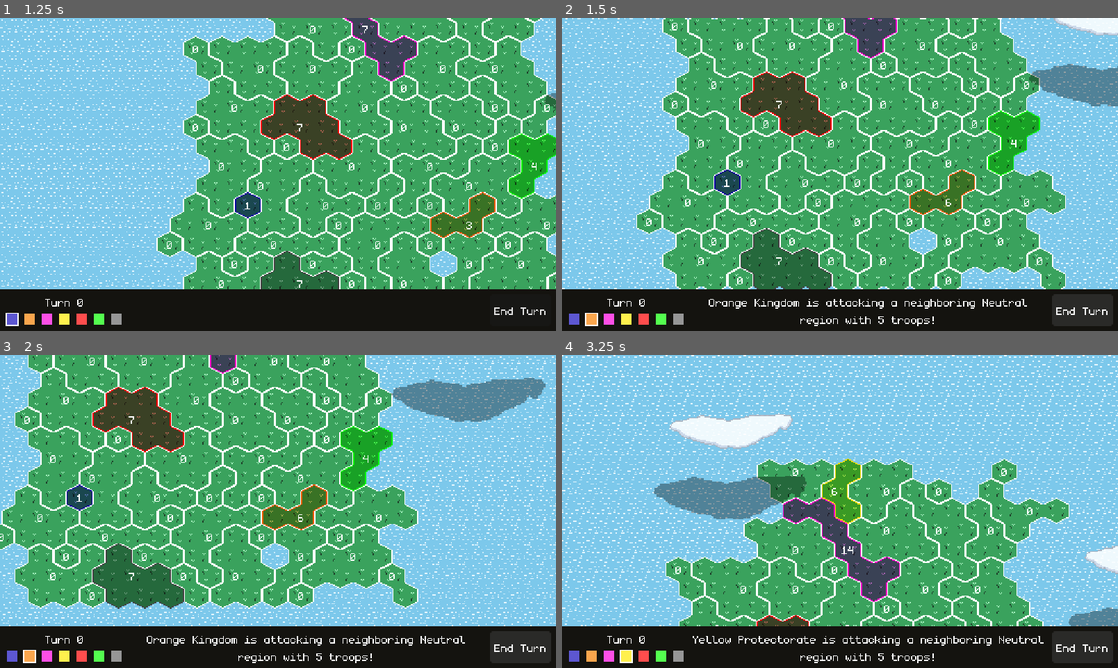
Above: before the commit, frames 1-4 (two rows, left to right).
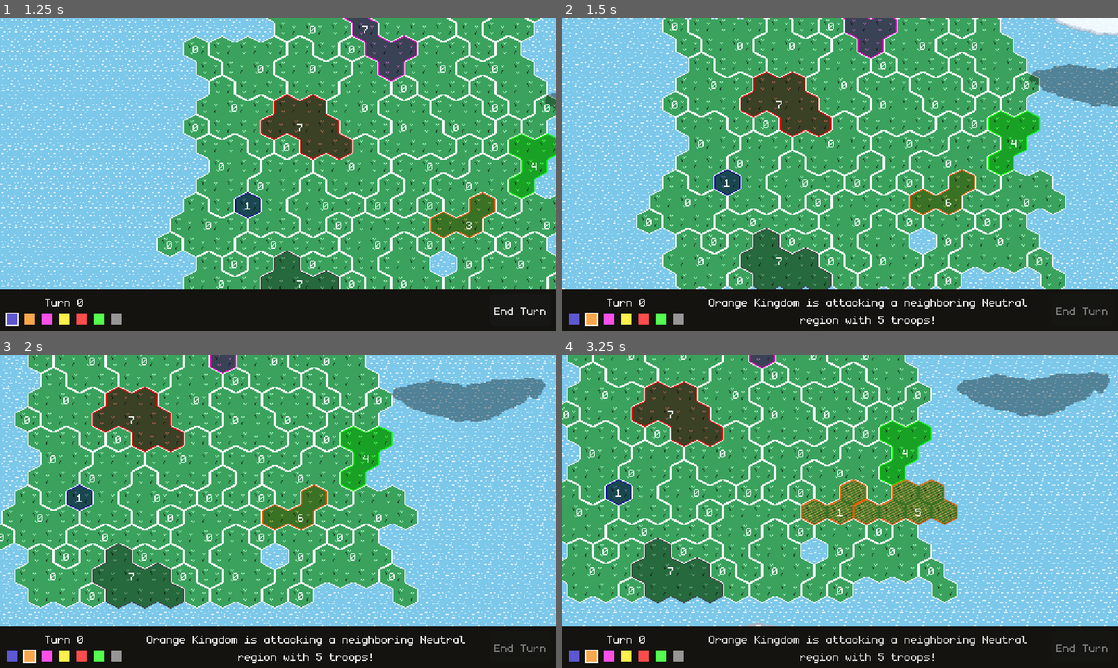
Above: after the commit, the same moments.

Repository: feored/LD54
Game: Godot game, scene res://scenes/main.tscn
Two runs of this game, one before a commit and one after it. Both use one fixed random seed, a clock stepped at 60 frames per second and the inputs below.
Inputs (mouse positions are in pixels of both pictures, inside the frame that each line leads up to):
- Up to frame 1 (1.25 s): click "Play this map" at 0.5 s
- Up to frame 2 (1.5 s): click "End Turn" at 1.25 s
- Up to frame 3 (2 s): no input
- Up to frame 4 (3.25 s): click (1084, 646) at 2 s, where only the run before the commit has a clickable "End Turn"; click (1084, 646) at 2.75 s, where only the run before the commit has a clickable "End Turn"

Frame 1 is identical in both runs. In frame 2, less than 0.1% of the frame differs, in the area x 88-99%, y 92-95%; in frame 3, less than 0.1%; in frame 4, 64%, in the area x 0-100%, y 0-99%.

Commit message:
greyed out turn button

Diff:
--- a/scenes/main.gd
+++ b/scenes/main.gd
@@ -8,6 +8,8 @@
 @onready var turnContainer = $"%TurnContainer"
 @onready var turnLabel = $"%TurnLabel"
 @onready var messager = $"%Message"
+@onready var endTurnButton = $"%TurnButton"
+
 
 var selected_region = null
 var teams = []
@@ -79,6 +81,7 @@
 				on_tile_clicked(world.tiles[coords_clicked])
 
 func _on_turn_button_pressed():
+	self.endTurnButton.disabled = true
 	await next_turn()
 
 func check_global_turn_over():
@@ -180,6 +183,7 @@
 		await Utils.wait(Constants.TURN_TIME)
 		await next_turn()
 	Settings.input_locked = false
+	self.endTurnButton.disabled = false
 	self.turnLabel.set_text("Turn: " + str(self.global_turn))
 
 
